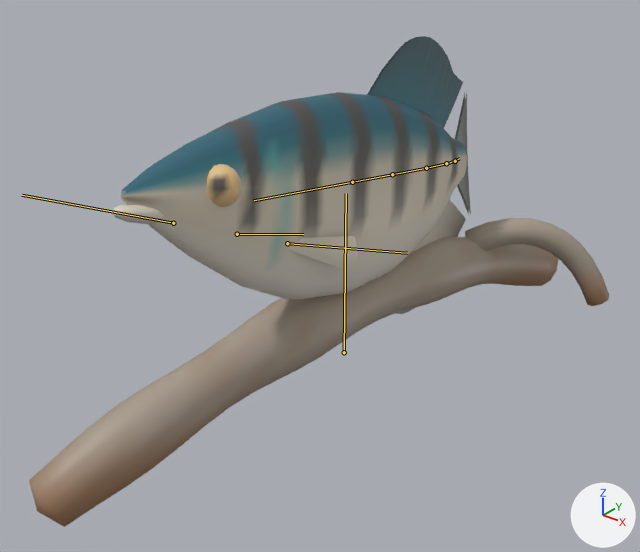
The glTF model assets/creatures/tannin_archer/tannin_archer.glb: old version first, new version second.
Rendered twice from a camera (50 mm lens) standing at (0.965, -1.288, 0.958) and looking at (-0.004, -0.076, 0.207). The axes (+X, +Y, +Z) are drawn at lower right. The lights are the same throughout. The older version comes first. Both versions are drawn at frame 2 of the action 'hit'; the numbers are the values there. The bones that bend it are drawn over the model as lines.

Names of what the first picture shows: 'tannin_archer'.
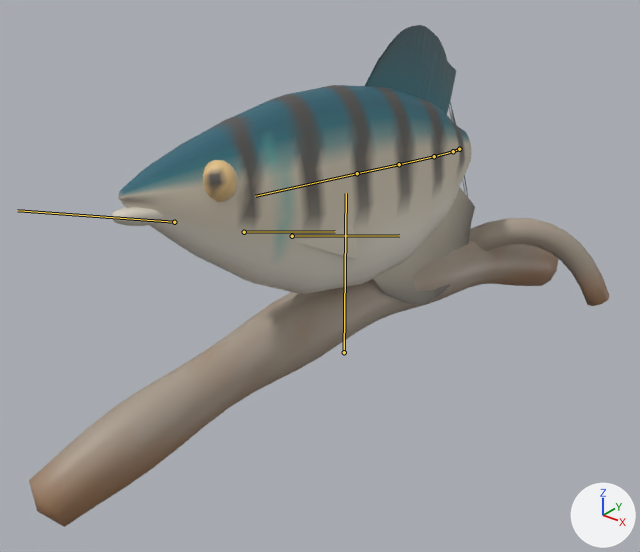
Boxes [x1, y1, x2, y2] around the edits, measured in the pictures (640 x 552 px):
'tannin_archer', posed
    before: [29, 36, 609, 527]
    after: [29, 25, 609, 527]
bone 'spine_0', root to tip
    before: (352, 182) to (254, 200)
    after: (357, 173) to (255, 196)
bone 'spine_3', root to tip
    before: (426, 168) to (446, 163)
    after: (434, 156) to (453, 151)
bone 'spine_4', root to tip
    before: (446, 163) to (455, 161)
    after: (453, 151) to (459, 149)
bone 'tail', root to tip
    before: (455, 161) to (459, 158)
    after: (459, 149) to (458, 148)
bone 'jaw', root to tip
    before: (173, 223) to (22, 195)
    after: (174, 222) to (17, 210)
bone 'pec_l', root to tip
    before: (287, 243) to (407, 253)
    after: (292, 236) to (399, 235)
bone 'pec_r', root to tip
    before: (237, 234) to (303, 234)
    after: (244, 232) to (335, 231)

The edits, one by one:
Bone 'spine_0' (bone_spine_0) moves from (0.0, -0.016, -0.021) to (0.0, -0.028, -0.037).
Bone 'spine_0' (bone_spine_0) turns from (3, 7, 3) to (5, 12, 6) degrees about its own x, y and z.
Bone 'spine_3' (bone_spine_3) turns from (0, -1, 5) to (0, -2, 9) degrees about its own x, y and z.
Bone 'spine_4' (bone_spine_4) turns from (0, -1, 6) to (0, -2, 10) degrees about its own x, y and z.
Bone 'tail' (bone_tail) turns from (0, -2, 11) to (-1, -4, 19) degrees about its own x, y and z.
Bone 'jaw' (bone_jaw) turns from (4, 0, 0) to (7, 0, 0) degrees about its own x, y and z.
Bone 'pec_l' (bone_pec_l) turns from (1, -6, 14) to (1, -10, 24) degrees about its own x, y and z.
Bone 'pec_r' (bone_pec_r) turns from (1, 6, -14) to (1, 10, -24) degrees about its own x, y and z.
